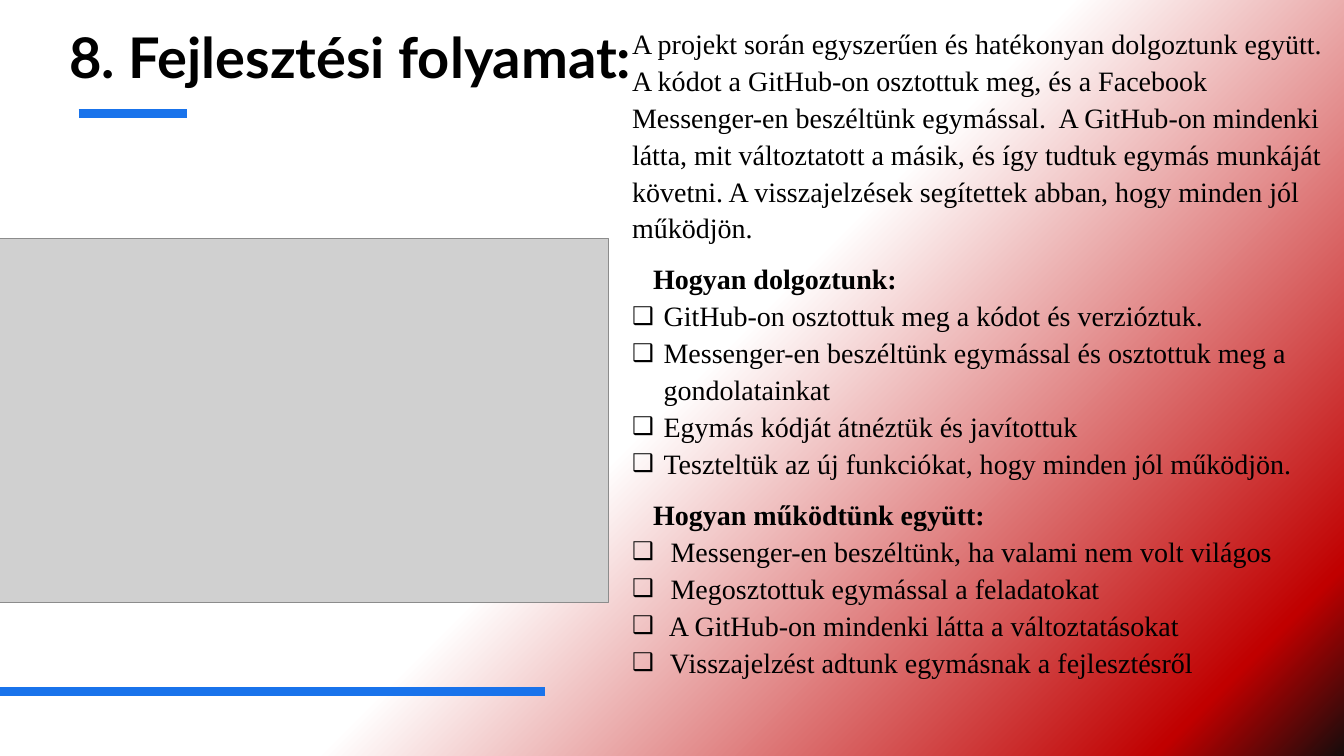
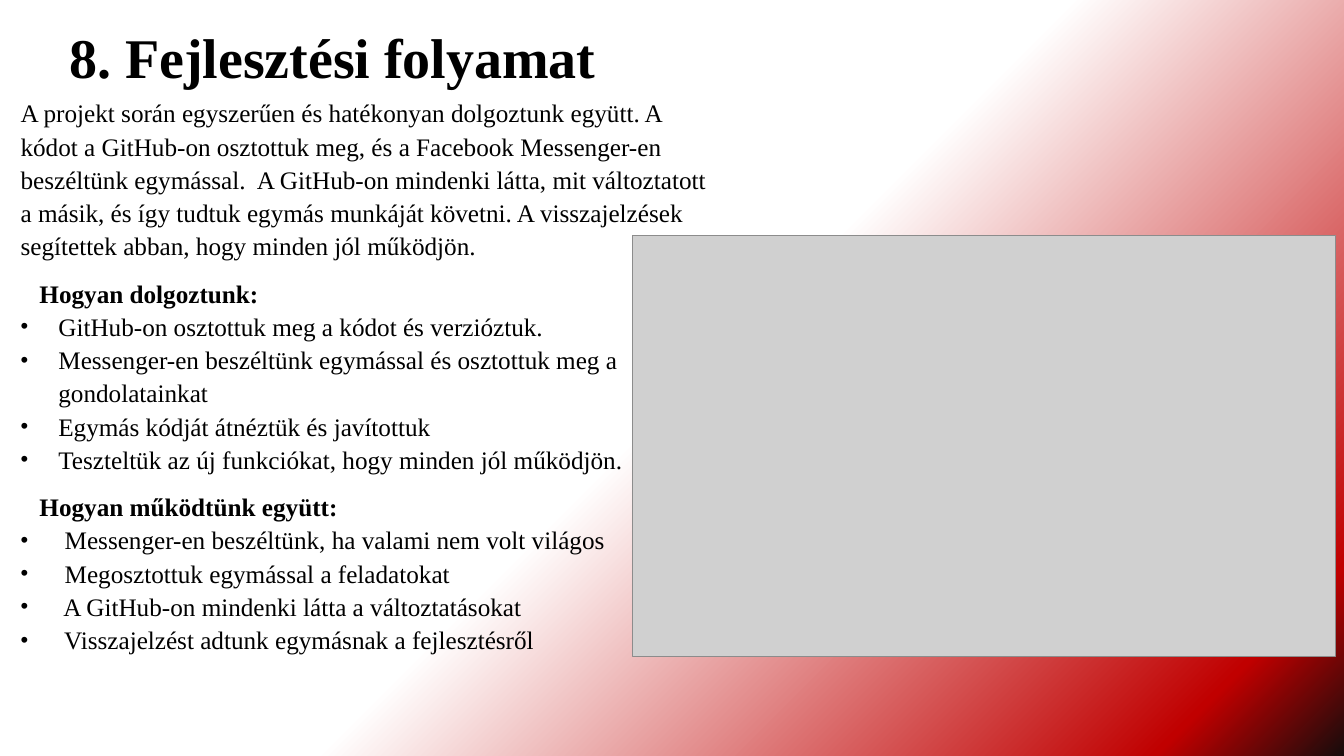
Before and after one commit to DerSandor/Tarskereso, a slide deck: slide 10 of FATAL LOVE.pptx. Drawn at 1344x756 pixels with LibreOffice and Linux fonts; fonts in the diff are those of the drawing; grey boxes stand for pictures. Boxes give left, top, right and bottom in pixels: in the first picture for what was removed or moved away, otherwise in the second. Text is boxed around its words. In the diff, an @@ line names an element or a change of style, - is before the commit and + after.

```diff
--- a/FATAL LOVE.pptx
+++ b/FATAL LOVE.pptx
@@ title at (x1=69, y1=38, x2=595, y2=89): text changed; font Lato to Times New Roman @@
-8. Fejlesztési folyamat:
+8. Fejlesztési folyamat
@@ text "A projekt során egyszerűen és ..." moved from (x1=632, y1=34, x2=1322, y2=678) to (x1=21, y1=104, x2=705, y2=655) @@
@@ text "A projekt során egyszerűen és ..." at (x1=21, y1=104, x2=705, y2=655): size 20 to 18 pt; bullet ❑ to • @@
@@ line removed from (79, 114) to (187, 114) @@
@@ picture resized from (x1=0, y1=238, x2=609, y2=602) to (x1=632, y1=235, x2=1336, y2=656) @@
@@ line removed from (0, 692) to (545, 692) @@
```
Also in this commit, not shown: 13 other slides changed.
